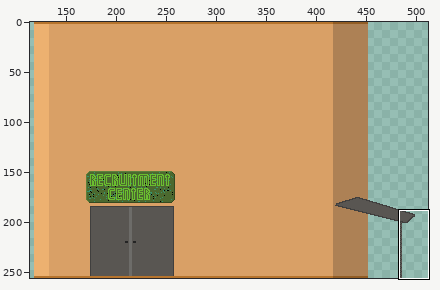
One commit to this pixel-art file: Concept/house/recruitment office.aseprite. The first picture is a wide view before the edit; the outline marks the close-up.
Close-up. As it was:
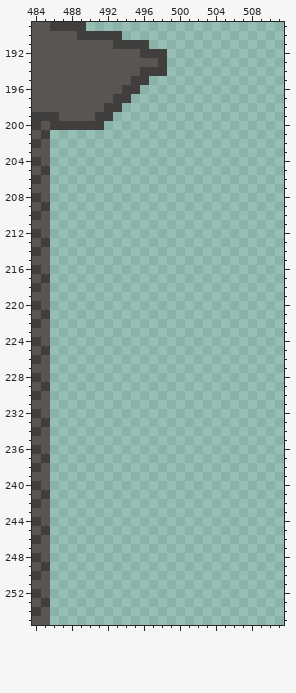
512x256 pixels, 1 frame. Colours within 5 levels of each other are drawn and written as one. Shown: x 484..511, y 189..255. The wide view leaves out empty margins.
After:
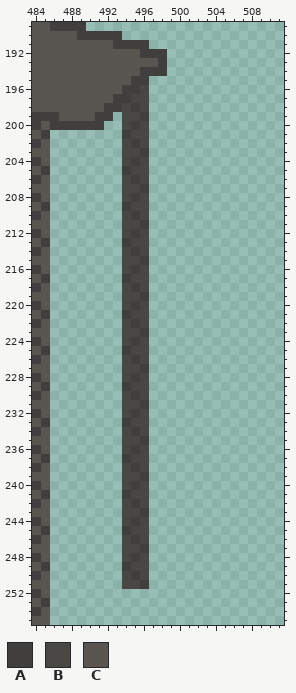
Palette (. is transparent): A #403f3e  B #494744  C #595652
Difference:
{"where": "layer \"Layer 6\""}
{"y":196,"x":496,"old":".","new":"B"}
{"y":197,"x":495,"old":"..","new":"BB"}
{"y":198,"x":494,"old":"...","new":"BAB"}
{"y":199,"x":494,"old":"...","new":"BBA"}
{"y":200,"x":494,"old":"...","new":"BAB"}
{"y":201,"x":494,"old":"...","new":"ABB"}
{"y":202,"x":494,"old":"...","new":"BAB"}
{"y":203,"x":494,"old":"...","new":"BBA"}
{"y":204,"x":494,"old":"...","new":"BAB"}
{"y":205,"x":494,"old":"...","new":"ABB"}
{"y":206,"x":494,"old":"...","new":"BAB"}
{"y":207,"x":494,"old":"...","new":"BBA"}
{"y":208,"x":494,"old":"...","new":"BAB"}
{"y":209,"x":494,"old":"...","new":"ABB"}
{"y":210,"x":494,"old":"...","new":"BAB"}
{"y":211,"x":494,"old":"...","new":"BBA"}
{"y":212,"x":494,"old":"...","new":"BAB"}
{"y":213,"x":494,"old":"...","new":"ABB"}
{"y":214,"x":494,"old":"...","new":"BAB"}
{"y":215,"x":494,"old":"...","new":"BBA"}
{"y":216,"x":494,"old":"...","new":"BAB"}
{"y":217,"x":494,"old":"...","new":"ABB"}
{"y":218,"x":494,"old":"...","new":"BAB"}
{"y":219,"x":494,"old":"...","new":"BBA"}
{"y":220,"x":494,"old":"...","new":"BAB"}
{"y":221,"x":494,"old":"...","new":"ABB"}
{"y":222,"x":494,"old":"...","new":"BAB"}
{"y":223,"x":494,"old":"...","new":"BBA"}
{"y":224,"x":494,"old":"...","new":"BAB"}
{"y":225,"x":494,"old":"...","new":"ABB"}
{"y":226,"x":494,"old":"...","new":"BAB"}
{"y":227,"x":494,"old":"...","new":"BBA"}
{"y":228,"x":494,"old":"...","new":"BAB"}
{"y":229,"x":494,"old":"...","new":"ABB"}
{"y":230,"x":494,"old":"...","new":"BAB"}
{"y":231,"x":494,"old":"...","new":"BBA"}
{"y":232,"x":494,"old":"...","new":"BAB"}
{"y":233,"x":494,"old":"...","new":"ABB"}
{"y":234,"x":494,"old":"...","new":"BAB"}
{"y":235,"x":494,"old":"...","new":"BBA"}
{"y":236,"x":494,"old":"...","new":"BAB"}
{"y":237,"x":494,"old":"...","new":"ABB"}
{"y":238,"x":494,"old":"...","new":"BAB"}
{"y":239,"x":494,"old":"...","new":"BBA"}
{"y":240,"x":494,"old":"...","new":"BAB"}
{"y":241,"x":494,"old":"...","new":"ABB"}
{"y":242,"x":494,"old":"...","new":"BAB"}
{"y":243,"x":494,"old":"...","new":"BBA"}
{"y":244,"x":494,"old":"...","new":"BAB"}
{"y":245,"x":494,"old":"...","new":"ABB"}
{"y":246,"x":494,"old":"...","new":"BAB"}
{"y":247,"x":494,"old":"...","new":"BBA"}
{"y":248,"x":494,"old":"...","new":"BAB"}
{"y":249,"x":494,"old":"...","new":"ABB"}
{"y":250,"x":494,"old":"...","new":"BAB"}
{"y":251,"x":494,"old":"...","new":"BBA"}
{"label":"added","picture_box":[122,85,149,589]}
